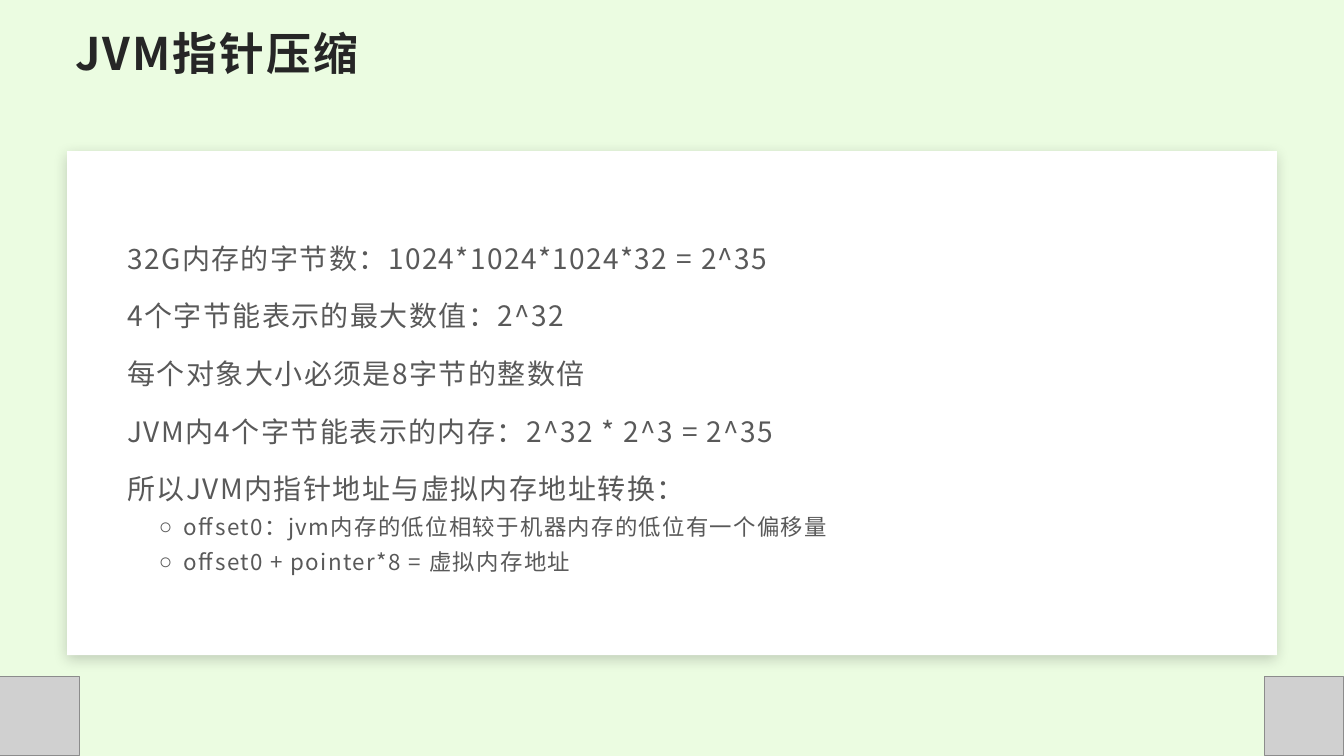
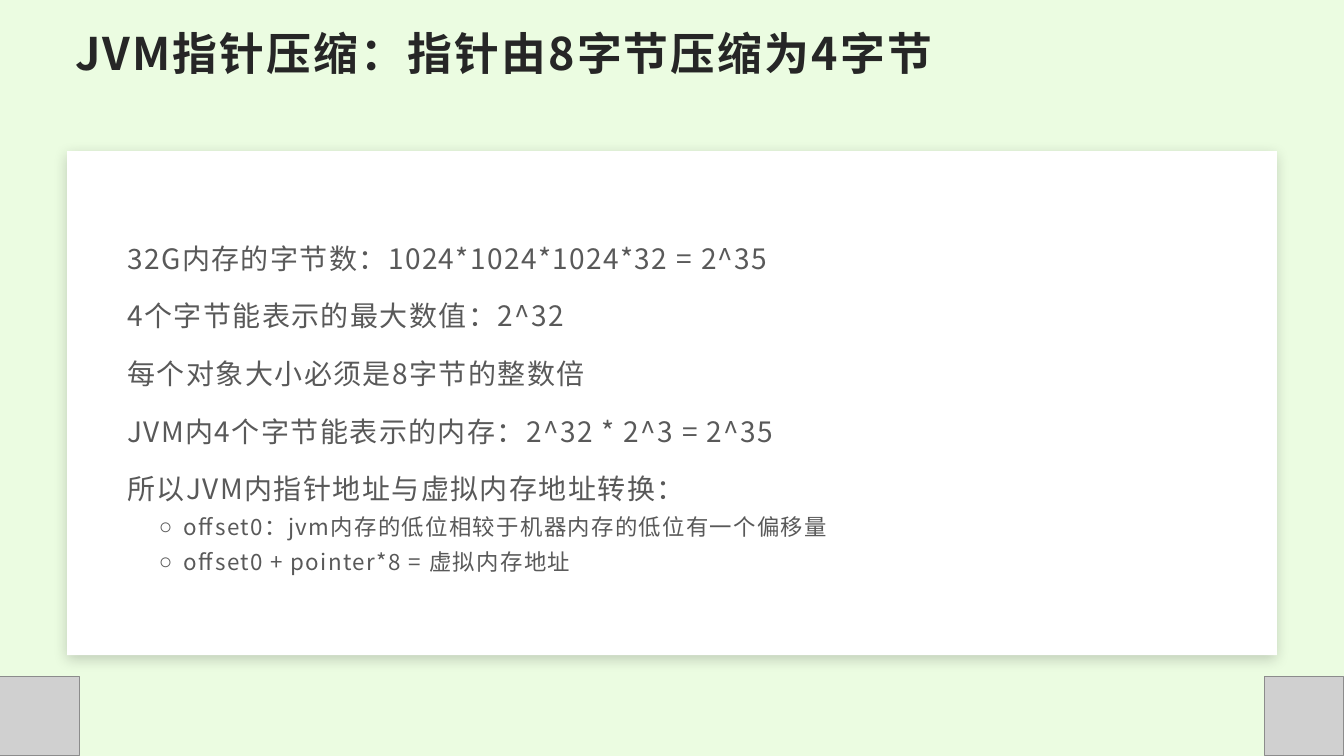
Before and after one commit to JiangJibo/project, a slide deck: slide 5 of web/src/main/resources/Java内存优化分享.pptx. Drawn at 1344x756 pixels with LibreOffice and Linux fonts; fonts in the diff are those of the drawing; grey boxes stand for pictures. Boxes give left, top, right and bottom in pixels: in the first picture for what was removed or moved away, otherwise in the second. Text is boxed around its words. In the diff, an @@ line names an element or a change of style, - is before the commit and + after.

```diff
--- a/web/src/main/resources/Java内存优化分享.pptx
+++ b/web/src/main/resources/Java内存优化分享.pptx
@@ text at <box>75,31,932,74</box>: text changed @@
-JVM指针压缩
+JVM指针压缩：指针由8字节压缩为4字节
```
Also in this commit, not shown: 8 other slides changed, 3 slides added, 4 slides removed, 2 other files.
